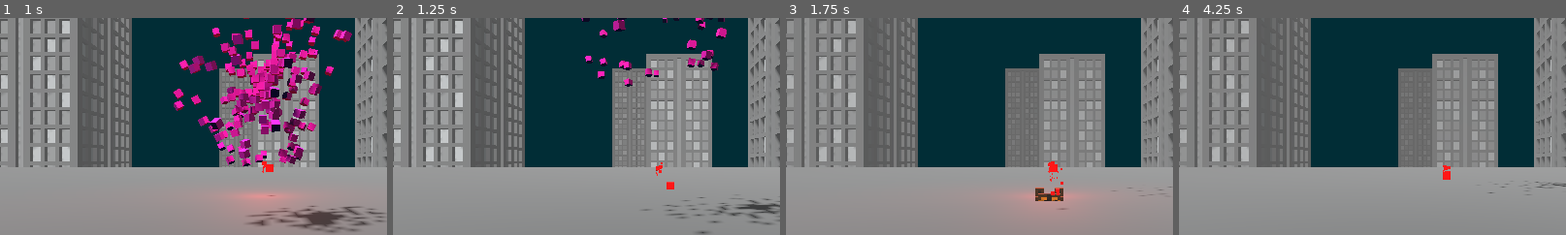
Above: before the commit, frames 1-4 (left to right).
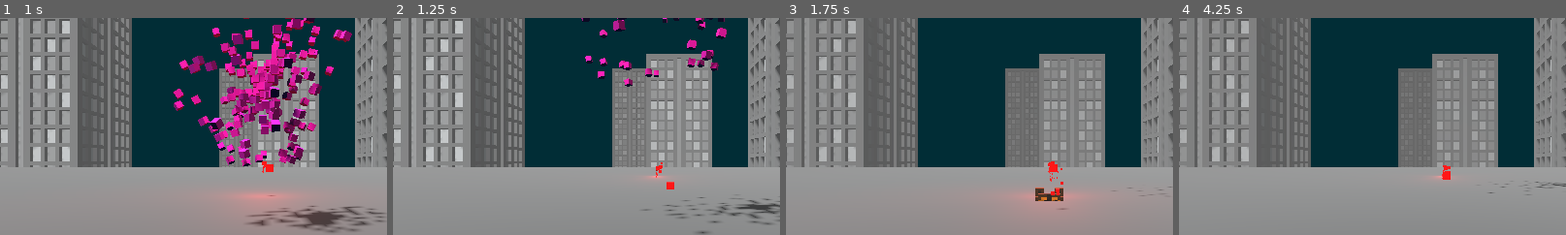
Above: after the commit, the same moments.

Repository: Majsek/Project_BC
Game: Godot game, scene res://scenes/world.tscn
The game is run twice, just before and just after one commit, with the same random seed, the same clock (stepped at 60 frames per second) and the same inputs.
Inputs:
- Up to frame 1 (1 s): tap Enter (ui_accept) at 0.5, 0.77 s; hold Up (ui_up) from 0.53 s (still down)
- Up to frame 2 (1.25 s): keep holding Up (ui_up)
- Up to frame 3 (1.75 s): release Up (ui_up) at 1.28 s; hold Down (ui_down) from 1.28 s (still down); tap Enter (ui_accept) at 1.52 s
- Up to frame 4 (4.25 s): release Down (ui_down) at 2.03 s; hold Up (ui_up) 2.03-3.53 s; tap Enter (ui_accept) at 3.02, 3.77 s; hold Down (ui_down) from 3.53 s (still down)
The pictures show only the part of the screen within x 16-66%, y 17-67%; the shares and areas given below are measured in that part.

Frame 1 is identical in both runs. In frame 2, less than 0.1% of the frame differs, in the area x 65-71%, y 71-75%; in frame 3, less than 0.1%; in frame 4, less than 0.1%.

Commit message:
refactoring

Diff:
--- a/scenes/world.tscn
+++ b/scenes/world.tscn
@@ -71,8 +71,6 @@
 
 [node name="floor" type="StaticBody3D" parent="."]
 transform = Transform3D(20, 0, 0, 0, 20, 0, 0, 0, 20, 0, 0, 0)
-collision_layer = 0
-collision_mask = 0
 
 [node name="MeshInstance3D" type="MeshInstance3D" parent="floor"]
 mesh = SubResource("PlaneMesh_klbkj")
--- a/scripts/enemy.gd
+++ b/scripts/enemy.gd
@@ -67,6 +67,7 @@
 		return
 #	print(follow_direction)
 	follow_direction.y = 0
+#MOVEMENT SPEED
 	set_velocity(follow_direction * lives_/initial_lives_)
 	#if follow_direction != Vector3(0,0,0):
 		#move_and_slide()
--- a/scripts/player.gd
+++ b/scripts/player.gd
@@ -10,87 +10,9 @@
 		if lives_ > 3:
 			lives_ = 3
 		if lives_ <= 0:
-			right_hand_.visible = false
-			left_hand_.visible = false
-
-			print(%WorldEnvironment.environment.fog_density)
-#NOTE: ono to asi neumí bejt interpolovaný a animovaný vůbec, jen po kouscích si to můžu vlastně jakoby animovat sám, musím to nějak vyladit, jestli vůbec chci mít emission, nebo nn
-			var animation = %AnimationPlayer.get_animation("volumetric_fog_density")
-#TODO je to nějaký sus, asi by to chtělo předělat přímo na timery a nepoužívat animace vůbec v tomhle případě
-			var track_index1 = animation.add_track(Animation.TYPE_VALUE)
-			animation.track_set_path(track_index1, "%WorldEnvironment:environment:fog_density")
-			animation.track_insert_key(0, 0.0, 0.025)
-			animation.track_insert_key(0, 0.1, 0.03)
-			animation.track_insert_key(0, 0.2, 0.04)
-			animation.track_insert_key(0, 0.3, 0.05)
-			animation.track_insert_key(0, 0.4, 0.06)
-			animation.track_insert_key(0, 0.5, 0.07)
-			animation.track_insert_key(0, 0.6, 0.08)
-			animation.track_insert_key(0, 0.7, 0.09)
-			animation.track_insert_key(0, 0.8, 0.10)
-			animation.track_insert_key(0, 0.9, 0.11)
-			animation.track_insert_key(0, 1.0, 0.12)
-			animation.track_insert_key(0, 1.1, 0.13)
-			animation.track_insert_key(0, 1.2, 0.14)
-			animation.track_insert_key(0, 1.3, 0.15)
-			animation.track_insert_key(0, 1.4, 0.16)
-			animation.track_insert_key(0, 1.5, 0.17)
-			animation.track_insert_key(0, 1.6, 0.18)
-			animation.track_insert_key(0, 1.7, 0.19)
-			animation.track_insert_key(0, 1.8, 0.20)
-			animation.track_insert_key(0, 1.9, 0.21)
-			animation.track_insert_key(0, 2.0, 0.22)
-			animation.track_insert_key(0, 2.1, 0.23)
-			animation.track_insert_key(0, 2.2, 0.24)
-			animation.track_insert_key(0, 2.3, 0.25)
-			animation.track_insert_key(0, 2.4, 0.26)
-			animation.track_insert_key(0, 2.5, 0.27)
-			animation.track_insert_key(0, 2.6, 0.28)
-			animation.track_insert_key(0, 2.7, 0.29)
-			animation.track_insert_key(0, 2.8, 0.30)
-			animation.track_insert_key(0, 2.9, 0.31)
-			animation.track_insert_key(0, 3.0, 0.32)
-			animation.track_insert_key(0, 3.1, 0.33)
-			animation.track_insert_key(0, 3.2, 0.34)
-			animation.track_insert_key(0, 3.3, 0.35)
-			animation.track_insert_key(0, 3.4, 0.36)
-			animation.track_insert_key(0, 3.5, 0.37)
-			animation.track_insert_key(0, 3.6, 0.38)
-			animation.track_insert_key(0, 3.7, 0.39)
-			animation.track_insert_key(0, 3.8, 0.40)
-			animation.track_insert_key(0, 3.9, 0.41)
-			animation.track_insert_key(0, 4.0, 0.42)
-
-			%AnimationPlayer.play("volumetric_fog_density")
-
-			%WorldEnvironment.environment.fog_density = 0.2
-			#print(%WorldEnvironment.environment.fog_density)
-
-			#%WorldEnvironment.environment.volumetric_fog_density = 0.025 - float(lives_) * 0.005
-			#await get_tree().create_timer(4).timeout
-			main_.end_game()
+			death_anim()
 		else:
-			#%WorldEnvironment.environment.fog_density = 0.07 - float(lives_) * 0.02
-			var animation = %AnimationPlayer.get_animation("fog_density")
-
-			print("před")
-			print(%WorldEnvironment.environment.volumetric_fog_density)
-
-			var track_index1 = animation.add_track(Animation.TYPE_VALUE)
-			animation.track_set_path(track_index1, "%WorldEnvironment:environment:fog_density")
-			animation.track_insert_key(0, 0.0, %WorldEnvironment.environment.fog_density)
-			#animation.track_insert_key(0, 0.5, 0.07 - float(lives_) * 0.02)
-			animation.track_insert_key(0, 0.5, 0.025 - float(lives_) * 0.005)
-
-			#var track_index2 = animation.add_track(Animation.TYPE_VALUE)
-			#animation.track_set_path(track_index2, "%WorldEnvironment:environment:volumetric_fog_density")
-			#animation.track_insert_key(0, 0.0, %WorldEnvironment.environment.volumetric_fog_density)
-			#animation.track_insert_key(0, 0.5, 0.07 - float(lives_) * 0.02)
-
-			%WorldEnvironment.environment.volumetric_fog_density = 0.025 - float(lives_) * 0.005
-
-			%AnimationPlayer.play("fog_density")
-
+			decrease_lives_anim()
 var player_initial_pos_ : Vector3
 var pulling_ : bool = false
 var grabbing_ : bool = false
@@ -115,8 +37,89 @@
 	if Input.is_action_just_pressed("ui_down"):
 		lives_ -=1
 
+## animates environment:fog_density
+func decrease_lives_anim() -> void:
+	var animation = %AnimationPlayer.get_animation("fog_density")
+
+	print("před")
+	print(%WorldEnvironment.environment.volumetric_fog_density)
+
+	var track_index1 = animation.add_track(Animation.TYPE_VALUE)
+	animation.track_set_path(track_index1, "%WorldEnvironment:environment:fog_density")
+	animation.track_insert_key(0, 0.0, %WorldEnvironment.environment.fog_density)
+	#animation.track_insert_key(0, 0.5, 0.07 - float(lives_) * 0.02)
+	animation.track_insert_key(0, 0.5, 0.025 - float(lives_) * 0.005)
+
+	#var track_index2 = animation.add_track(Animation.TYPE_VALUE)
+	#animation.track_set_path(track_index2, "%WorldEnvironment:environment:volumetric_fog_density")
+	#animation.track_insert_key(0, 0.0, %WorldEnvironment.environment.volumetric_fog_density)
+	#animation.track_insert_key(0, 0.5, 0.07 - float(lives_) * 0.02)
+
+	%WorldEnvironment.environment.volumetric_fog_density = 0.025 - float(lives_) * 0.005
+
+	%AnimationPlayer.play("fog_density")
+
+func death_anim() -> void:
+	right_hand_.visible = false
+	left_hand_.visible = false
+
+#NOTE: ono to asi neumí bejt interpolovaný a animovaný vůbec, jen po kouscích si to můžu vlastně jakoby animovat sám, musím to nějak vyladit, jestli vůbec chci mít emission, nebo nn
+	var animation = %AnimationPlayer.get_animation("volumetric_fog_density")
+#TODO je to nějaký sus, asi by to chtělo předělat přímo na timery a nepoužívat animace vůbec v tomhle případě
+	var track_index1 = animation.add_track(Animation.TYPE_VALUE)
+	animation.track_set_path(track_index1, "%WorldEnvironment:environment:fog_density")
+	animation.track_insert_key(0, 0.0, 0.025)
+	animation.track_insert_key(0, 0.1, 0.03)
+	animation.track_insert_key(0, 0.2, 0.04)
+	animation.track_insert_key(0, 0.3, 0.05)
+	animation.track_insert_key(0, 0.4, 0.06)
+	animation.track_insert_key(0, 0.5, 0.07)
+	animation.track_insert_key(0, 0.6, 0.08)
+	animation.track_insert_key(0, 0.7, 0.09)
+	animation.track_insert_key(0, 0.8, 0.10)
+	animation.track_insert_key(0, 0.9, 0.11)
+	animation.track_insert_key(0, 1.0, 0.12)
+	animation.track_insert_key(0, 1.1, 0.13)
+	animation.track_insert_key(0, 1.2, 0.14)
+	animation.track_insert_key(0, 1.3, 0.15)
+	animation.track_insert_key(0, 1.4, 0.16)
+	animation.track_insert_key(0, 1.5, 0.17)
+	animation.track_insert_key(0, 1.6, 0.18)
+	animation.track_insert_key(0, 1.7, 0.19)
+	animation.track_insert_key(0, 1.8, 0.20)
+	animation.track_insert_key(0, 1.9, 0.21)
+	animation.track_insert_key(0, 2.0, 0.22)
+	animation.track_insert_key(0, 2.1, 0.23)
+	animation.track_insert_key(0, 2.2, 0.24)
+	animation.track_insert_key(0, 2.3, 0.25)
+	animation.track_insert_key(0, 2.4, 0.26)
+	animation.track_insert_key(0, 2.5, 0.27)
+	animation.track_insert_key(0, 2.6, 0.28)
+	animation.track_insert_key(0, 2.7, 0.29)
+	animation.track_insert_key(0, 2.8, 0.30)
+	animation.track_insert_key(0, 2.9, 0.31)
+	animation.track_insert_key(0, 3.0, 0.32)
+	animation.track_insert_key(0, 3.1, 0.33)
+	animation.track_insert_key(0, 3.2, 0.34)
+	animation.track_insert_key(0, 3.3, 0.35)
+	animation.track_insert_key(0, 3.4, 0.36)
+	animation.track_insert_key(0, 3.5, 0.37)
+	animation.track_insert_key(0, 3.6, 0.38)
+	animation.track_insert_key(0, 3.7, 0.39)
+	animation.track_insert_key(0, 3.8, 0.40)
+	animation.track_insert_key(0, 3.9, 0.41)
+	animation.track_insert_key(0, 4.0, 0.42)
+
+	%AnimationPlayer.play("volumetric_fog_density")
+
+	%WorldEnvironment.environment.fog_density = 0.2
+	#print(%WorldEnvironment.environment.fog_density)
+
+	#%WorldEnvironment.environment.volumetric_fog_density = 0.025 - float(lives_) * 0.005
+	#await get_tree().create_timer(4).timeout
+	main_.end_game()
+
 func check_grab() -> void:
-
 	if right_hand_.grabbing_ or left_hand_.grabbing_:
 		grabbing_ = true
 
